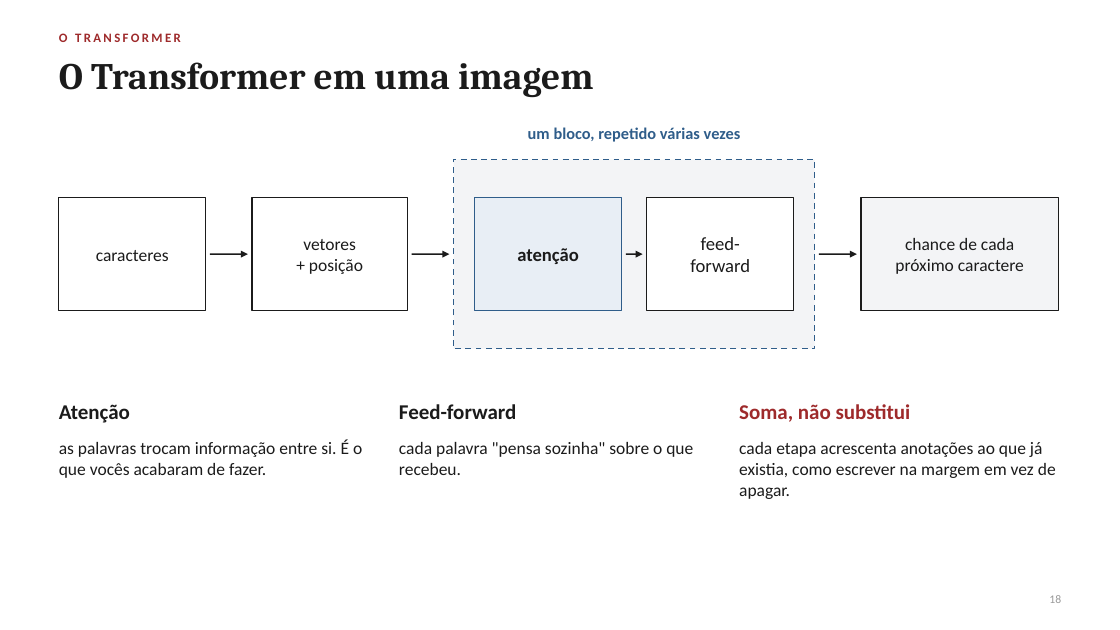
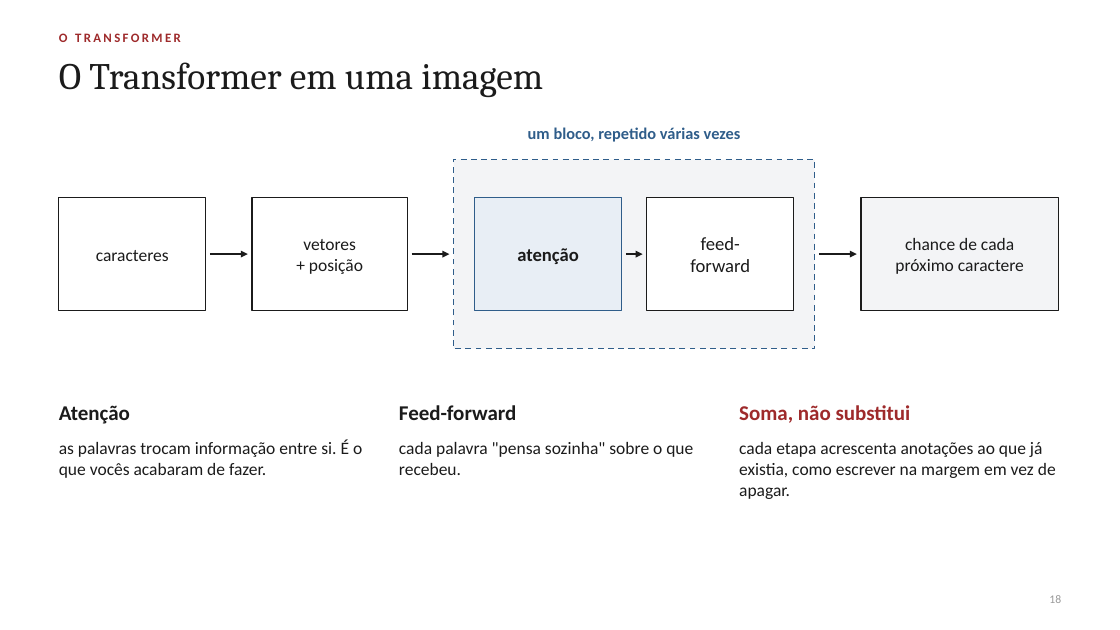
Before and after one commit to giovannibragasv/transformer-do-zero, a slide deck: slide 18 of slides/attention_workshop.pptx. Drawn at 1120x630 pixels with LibreOffice and Linux fonts; fonts in the diff are those of the drawing. Boxes give left, top, right and bottom in pixels: in the first picture for what was removed or moved away, otherwise in the second. Text is boxed around its words. In the diff, an @@ line names an element or a change of style, - is before the commit and + after.

```diff
--- a/slides/attention_workshop.pptx
+++ b/slides/attention_workshop.pptx
@@ text "O Transformer em uma imagem" at [59,62,543,97]: bold off @@
```
Also in this commit, not shown: 24 other slides changed, 5 other files.
